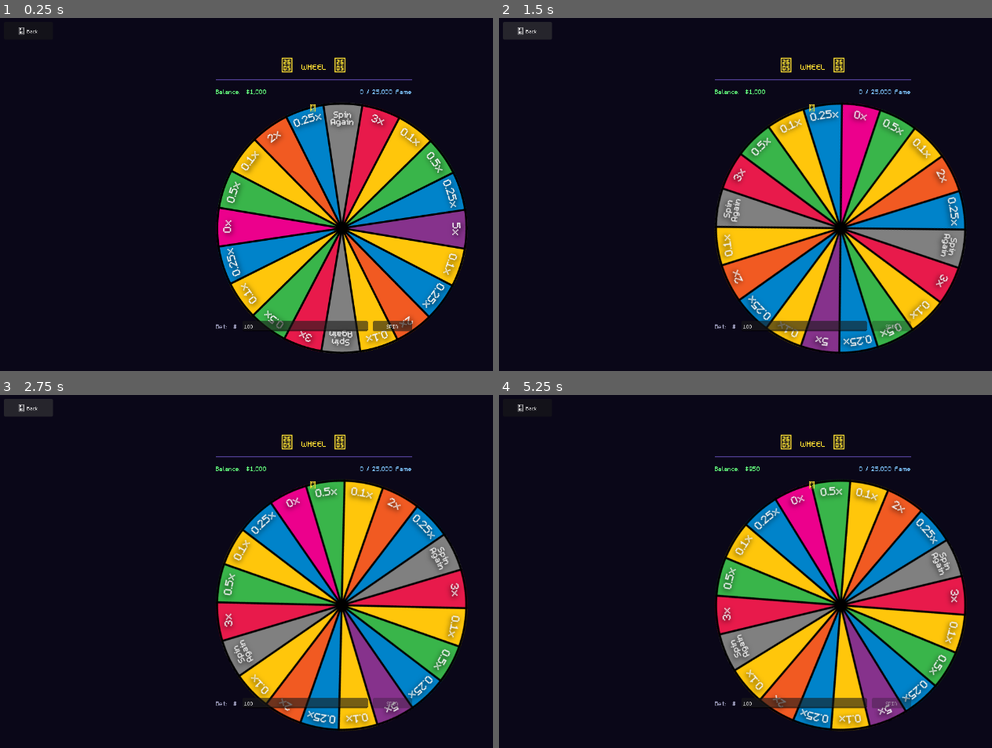
Above: before the commit, frames 1-4 (two rows, left to right).
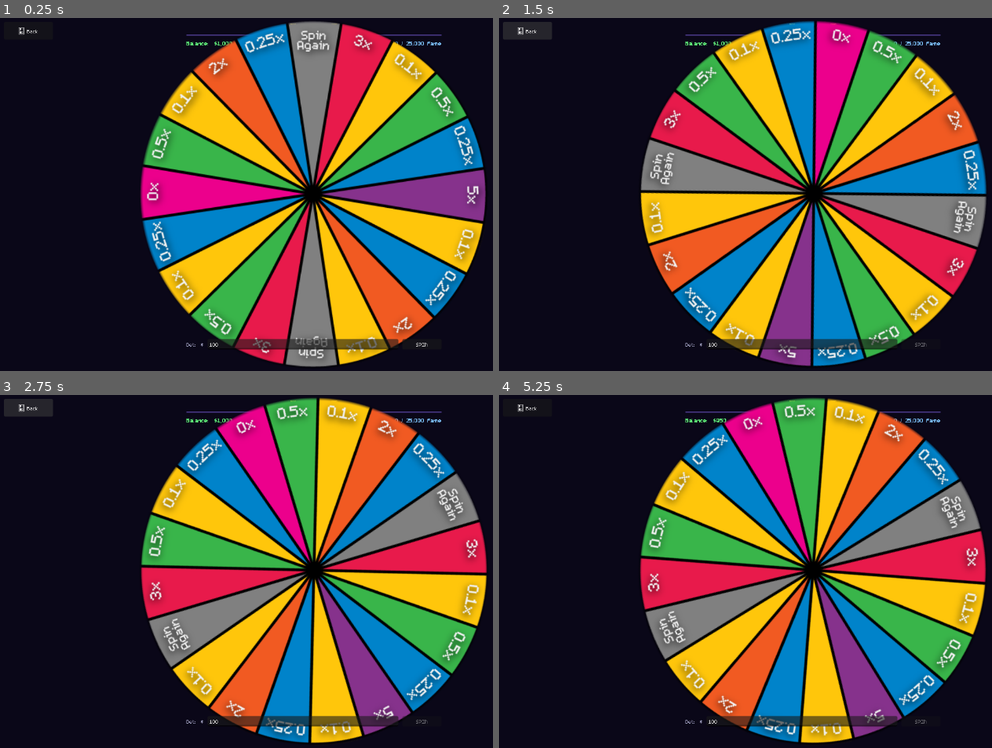
Above: after the commit, the same moments.

Repository: raulg-prog/Bust
Game: Godot game, scene res://scenes/games/wheel/Wheel.tscn
Two runs of this game, one before a commit and one after it. Both use one fixed random seed, a clock stepped at 60 frames per second and the inputs below. This scene is started directly instead of the project's main scene.
Inputs:
- Up to frame 1 (0.25 s): no input
- Up to frame 2 (1.5 s): click "SPIN" at 0.5 s; click "← Back" at 1.25 s
- Up to frame 3 (2.75 s): no input
- Up to frame 4 (5.25 s): click "SPIN" at 4.25 s

The runs differ from the first frame. In frame 1, 49% of the frame differs, in the area x 28-99%, y 0-99%; in frame 2, 49%; in frame 3, 49%; in frame 4, 50%.

Commit message:
New changes

Diff:
--- a/project.godot
+++ b/project.godot
@@ -24,14 +24,14 @@
 window/size/viewport_width=1280
 window/size/viewport_height=720
 
+[gui]
+
+theme/custom="res://default_theme.tres"
+
 [physics]
 
 3d/physics_engine="Jolt Physics"
 
-[gui]
-
-theme/custom="res://default_theme.tres"
-
 [rendering]
 
 rendering_device/driver.windows="d3d12"
--- a/scenes/games/coinflip/CoinFlip.tscn
+++ b/scenes/games/coinflip/CoinFlip.tscn
@@ -71,7 +71,7 @@
 unique_name_in_owner = true
 layout_mode = 2
 size_flags_horizontal = 3
-custom_minimum_size = Vector2(0, 250)
+custom_minimum_size = Vector2(0, 290)
 texture_filter = 1
 stretch_mode = 5
 
--- a/scenes/games/coinflip/coinflip.gd
+++ b/scenes/games/coinflip/coinflip.gd
@@ -97,21 +97,24 @@
 	var peak_frame := HEADS_PEAK_FRAME if lands_heads else TAILS_PEAK_FRAME
 	var face_frame := HEADS_FRAME_IDX  if lands_heads else TAILS_FRAME_IDX
 
-	# Fast: 3 full rotation cycles (frames 0-15)
+	# Fast: 3 full rotation cycles, starting from the half opposite the current face.
+	# If heads is showing → start at frame 8 (tails half) so tails appears first.
+	# If tails is showing → start at frame 0 (heads half) so heads appears first.
+	var start_frame := 8 if last_landed_heads else 0
 	for _c in range(3):
-		for f in range(SPIN_FRAME_COUNT):
-			tween.tween_callback(_show_strip_frame.bind(f))
-			tween.tween_interval(0.04)
+		for i in range(SPIN_FRAME_COUNT):
+			tween.tween_callback(_show_strip_frame.bind((start_frame + i) % SPIN_FRAME_COUNT))
+			tween.tween_interval(0.055)
 
 	# Slow approach from frame 0 up to the peak of the winning face.
-	# After 3 cycles the last frame shown is 15 (tails narrow), so continuing
-	# from 0 (edge) flows naturally: edge → winning face expanding → peak.
+	# Last fast frame is always frame (start_frame - 1) % 16, which is near-edge,
+	# so continuing from 0 (edge) flows naturally: edge → winning face expanding → peak.
 	for f in range(peak_frame + 1):
 		tween.tween_callback(_show_strip_frame.bind(f))
-		tween.tween_interval(0.10)
+		tween.tween_interval(0.13)
 
 	# Brief pause at peak width, then snap to the full landing face
-	tween.tween_interval(0.22)
+	tween.tween_interval(0.30)
 	tween.tween_callback(_show_strip_frame.bind(face_frame))
 	tween.tween_interval(0.4)
 	tween.tween_callback(_on_flip_done.bind(lands_heads))
--- a/scenes/games/wheel/Wheel.tscn
+++ b/scenes/games/wheel/Wheel.tscn
@@ -2,11 +2,15 @@
 
 [ext_resource type="Script" uid="uid://37x442eh4ach" path="res://scenes/games/wheel/wheel.gd" id="1_wheel"]
 [ext_resource type="Texture2D" uid="uid://bm8tw4hnrdpop" path="res://Assets/Wheel/Asset 2 wheel.png" id="2_wheel_tex"]
+[ext_resource type="Shader" path="res://scenes/games/wheel/wheel_clip.gdshader" id="3_shader"]
+
+[sub_resource type="ShaderMaterial" id="ShaderMaterial_wheel"]
+shader = ExtResource("3_shader")
 
 [sub_resource type="StyleBoxFlat" id="StyleBoxFlat_divider"]
 bg_color = Color(0.31, 0.239, 0.565, 1)
 
-[node name="Wheel" type="Control" unique_id=2089672270]
+[node name="Wheel" type="Control"]
 layout_mode = 3
 anchors_preset = 15
 anchor_right = 1.0
@@ -15,8 +19,8 @@
 grow_vertical = 2
 script = ExtResource("1_wheel")
 
-[node name="Background" type="ColorRect" parent="." unique_id=1973048251]
-layout_mode = 1
+[node name="Background" type="ColorRect" parent="."]
+layout_mode = 3
 anchors_preset = 15
 anchor_right = 1.0
 anchor_bottom = 1.0
@@ -24,121 +28,130 @@
 grow_vertical = 2
 color = Color(0.039, 0.027, 0.094, 1)
 
-[node name="Center" type="CenterContainer" parent="." unique_id=1556563665]
-layout_mode = 1
-anchors_preset = 15
-anchor_right = 1.0
-anchor_bottom = 1.0
-grow_horizontal = 2
-grow_vertical = 2
+[node name="TopSection" type="VBoxContainer" parent="."]
+layout_mode = 3
+anchor_left = 0.5
+anchor_top = 0.0
+anchor_right = 0.5
+anchor_bottom = 0.0
+offset_left = -260.0
+offset_top = 8.0
+offset_right = 260.0
+offset_bottom = 80.0
+theme_override_constants/separation = 8
 
-[node name="GameArea" type="VBoxContainer" parent="Center" unique_id=721823524]
+[node name="TitleLabel" type="Label" parent="TopSection"]
 layout_mode = 2
-theme_override_constants/separation = 14
+horizontal_alignment = 1
+theme_override_font_sizes/font_size = 22
+theme_override_colors/font_color = Color(1.0, 0.878, 0.2, 1)
+text = "★  WHEEL  ★"
 
-[node name="TitleLabel" type="Label" parent="Center/GameArea" unique_id=376177336]
+[node name="TitleDivider" type="PanelContainer" parent="TopSection"]
 layout_mode = 2
-theme_override_colors/font_color = Color(1, 0.878, 0.2, 1)
-theme_override_font_sizes/font_size = 26
-text = "★  WHEEL  ★"
-horizontal_alignment = 1
-
-[node name="TitleDivider" type="PanelContainer" parent="Center/GameArea" unique_id=576078889]
 custom_minimum_size = Vector2(0, 2)
-layout_mode = 2
 theme_override_styles/panel = SubResource("StyleBoxFlat_divider")
 
-[node name="TopBar" type="HBoxContainer" parent="Center/GameArea" unique_id=1506573636]
+[node name="TopBar" type="HBoxContainer" parent="TopSection"]
 layout_mode = 2
 
-[node name="BalanceLabel" type="Label" parent="Center/GameArea/TopBar" unique_id=1643500307]
+[node name="BalanceLabel" type="Label" parent="TopSection/TopBar"]
 unique_name_in_owner = true
 layout_mode = 2
 size_flags_horizontal = 3
-theme_override_colors/font_color = Color(0.4, 1, 0.5, 1)
-theme_override_font_sizes/font_size = 20
+theme_override_font_sizes/font_size = 18
+theme_override_colors/font_color = Color(0.4, 1.0, 0.5, 1)
 text = "Balance:  $1,000"
 
-[node name="FameLabel" type="Label" parent="Center/GameArea/TopBar" unique_id=1814143620]
+[node name="FameLabel" type="Label" parent="TopSection/TopBar"]
 unique_name_in_owner = true
 layout_mode = 2
-theme_override_colors/font_color = Color(0.5, 0.78, 1, 1)
-theme_override_font_sizes/font_size = 20
+horizontal_alignment = 2
+theme_override_font_sizes/font_size = 18
+theme_override_colors/font_color = Color(0.5, 0.78, 1.0, 1)
 text = "0 / 25,000 Fame"
-horizontal_alignment = 2
 
-[node name="WheelArea" type="Control" parent="Center/GameArea" unique_id=741984272]
-custom_minimum_size = Vector2(400, 400)
-layout_mode = 2
-size_flags_horizontal = 4
-
-[node name="WheelImage" type="TextureRect" parent="Center/GameArea/WheelArea" unique_id=241665528]
+[node name="WheelImage" type="TextureRect" parent="."]
 unique_name_in_owner = true
-layout_mode = 0
-offset_right = 517.0
-offset_bottom = 515.0
+layout_mode = 3
+anchor_left = 0.5
+anchor_top = 0.5
+anchor_right = 0.5
+anchor_bottom = 0.5
+offset_left = -130.0
+offset_top = -130.0
+offset_right = 130.0
+offset_bottom = 130.0
 texture = ExtResource("2_wheel_tex")
 stretch_mode = 5
+material = SubResource("ShaderMaterial_wheel")
 
-[node name="PivotMarker" type="Control" parent="Center/GameArea/WheelArea" unique_id=100000001]
+[node name="PivotMarker" type="Control" parent="."]
 unique_name_in_owner = true
-anchors_preset = 0
-offset_left = 254.0
-offset_top = 254.0
-offset_right = 259.0
-offset_bottom = 259.0
+layout_mode = 3
+anchor_left = 0.5
+anchor_top = 0.5
+anchor_right = 0.5
+anchor_bottom = 0.5
+offset_left = -2.0
+offset_top = -2.0
+offset_right = 2.0
+offset_bottom = 2.0
 mouse_filter = 2
 
-[node name="PointerLabel" type="Label" parent="Center/GameArea/WheelArea" unique_id=627949456]
-layout_mode = 1
-anchors_preset = 5
+[node name="BottomSection" type="VBoxContainer" parent="."]
+layout_mode = 3
 anchor_left = 0.5
+anchor_top = 1.0
 anchor_right = 0.5
-offset_left = -8.0
-offset_top = 2.0
-offset_right = 8.0
-offset_bottom = 22.0
-grow_horizontal = 2
-theme_override_colors/font_color = Color(1, 0.878, 0.2, 1)
-theme_override_font_sizes/font_size = 20
-text = "▼"
+anchor_bottom = 1.0
+offset_left = -260.0
+offset_top = -90.0
+offset_right = 260.0
+offset_bottom = -8.0
+theme_override_constants/separation = 8
 
-[node name="ResultLabel" type="Label" parent="Center/GameArea" unique_id=1418590153]
+[node name="ResultLabel" type="Label" parent="BottomSection"]
 unique_name_in_owner = true
 layout_mode = 2
-theme_override_colors/font_color = Color(1, 1, 0.45, 1)
-theme_override_font_sizes/font_size = 22
 horizontal_alignment = 1
+theme_override_font_sizes/font_size = 20
+theme_override_colors/font_color = Color(1.0, 1.0, 0.45, 1)
+text = ""
 
-[node name="BetRow" type="HBoxContainer" parent="Center/GameArea" unique_id=1063357964]
+[node name="BetRow" type="HBoxContainer" parent="BottomSection"]
 layout_mode = 2
-theme_override_constants/separation = 10
+theme_override_constants/separation = 8
 
-[node name="BetLabel" type="Label" parent="Center/GameArea/BetRow" unique_id=1978704737]
+[node name="BetLabel" type="Label" parent="BottomSection/BetRow"]
 layout_mode = 2
 theme_override_colors/font_color = Color(0.65, 0.65, 0.78, 1)
-theme_override_font_sizes/font_size = 20
 text = "Bet:  $"
 vertical_alignment = 1
 
-[node name="BetInput" type="LineEdit" parent="Center/GameArea/BetRow" unique_id=2103152141]
+[node name="BetInput" type="LineEdit" parent="BottomSection/BetRow"]
 unique_name_in_owner = true
 layout_mode = 2
+custom_minimum_size = Vector2(100, 0)
 size_flags_horizontal = 3
 text = "100"
 placeholder_text = "Amount"
 
-[node name="SpinButton" type="Button" parent="Center/GameArea/BetRow" unique_id=496169536]
+[node name="SpinButton" type="Button" parent="BottomSection/BetRow"]
 unique_name_in_owner = true
 custom_minimum_size = Vector2(80, 0)
 layout_mode = 2
 text = "SPIN"
 
-[node name="BackButton" type="Button" parent="." unique_id=1747296182]
-layout_mode = 0
+[node name="BackButton" type="Button" parent="."]
+layout_mode = 3
+anchors_preset = 1
+anchor_left = 0.0
+anchor_top = 0.0
+anchor_right = 0.0
+anchor_bottom = 0.0
 offset_left = 8.0
 offset_top = 8.0
 offset_right = 108.0
 offset_bottom = 44.0
-grow_horizontal = 0
 text = "← Back"
--- a/scenes/games/wheel/wheel.gd
+++ b/scenes/games/wheel/wheel.gd
@@ -6,7 +6,6 @@
 
 # Segments clockwise from 12 o'clock — must match the wheel image exactly
 # 1.0 = Spin Again (return bet, free re-spin, no Fame change)
-# EV = 1.0: 2(1)+2(3)+1(5)+2(2)+3(0.5)+4(0.25)+5(0.1)+1(0) / 20 = 1.0
 const SEGMENTS: Array[float] = [
 	1.0,   # 0  Spin Again
 	3.0,   # 1  3x
@@ -40,19 +39,82 @@
 @onready var result_label  : Label       = %ResultLabel
 @onready var bet_input     : LineEdit    = %BetInput
 @onready var spin_btn      : Button      = %SpinButton
-@onready var wheel_image   : TextureRect = %WheelImage
+@onready var wheel_image   : Control     = %WheelImage
 @onready var pivot_marker  : Control     = %PivotMarker
 
 
 func _ready() -> void:
 	spin_btn.pressed.connect(_on_spin)
 	await get_tree().process_frame
-	# Pivot is the center of PivotMarker, expressed in WheelImage's local space.
-	# Drag PivotMarker in the editor until it sits on the wheel hub, then it's exact.
-	var hub := pivot_marker.position + pivot_marker.size / 2.0
-	wheel_image.pivot_offset = hub - wheel_image.position
+
+	# ── Wheel sizing ─────────────────────────────────────────────────────────
+	# WheelArea lives inside the VBoxContainer (GameArea).
+	# SIZE_SHRINK_CENTER on both axes tells the VBox to give it exactly its
+	# minimum size (260×260) instead of expanding to fill all available space.
+	var wheel_area := wheel_image.get_parent() as Control
+	if wheel_area:
+		wheel_area.custom_minimum_size   = Vector2(260.0, 260.0)
+		wheel_area.size_flags_horizontal = Control.SIZE_SHRINK_CENTER
+		wheel_area.size_flags_vertical   = Control.SIZE_SHRINK_CENTER
+
+	# WheelImage is inside WheelArea (a plain Control, not a Container).
+	# Use PRESET_FULL_RECT so it fills WheelArea exactly — no anchor math needed.
+	wheel_image.set_anchors_and_offsets_preset(Control.PRESET_FULL_RECT)
+
+	await get_tree().process_frame
+
+	wheel_image.pivot_offset = wheel_image.size * 0.5
 	pivot_marker.hide()
+
+	# ── Move legacy TopSection / BottomSection out of the wheel's way ────────
+	# The editor may have an old cached scene where these overlap the wheel.
+	# Pin TopSection to the very top of the screen and BottomSection to the
+	# very bottom so they are always visible regardless of wheel size.
+	_pin_sections()
+
+	if not wheel_image.resized.is_connected(queue_redraw):
+		wheel_image.resized.connect(queue_redraw)
+	queue_redraw()
 	_update_hud()
+
+
+func _pin_sections() -> void:
+	var top := get_node_or_null("TopSection") as Control
+	var bot := get_node_or_null("BottomSection") as Control
+	if top:
+		top.anchor_left   = 0.5;  top.anchor_right  = 0.5
+		top.anchor_top    = 0.0;  top.anchor_bottom = 0.0
+		top.offset_left   = -260.0; top.offset_right  = 260.0
+		top.offset_top    = 8.0;    top.offset_bottom = 80.0
+	if bot:
+		bot.anchor_left   = 0.5;  bot.anchor_right  = 0.5
+		bot.anchor_top    = 1.0;  bot.anchor_bottom = 1.0
+		bot.offset_left   = -260.0; bot.offset_right  = 260.0
+		bot.offset_top    = -90.0;  bot.offset_bottom = -8.0
+
+
+func _draw() -> void:
+	if not is_instance_valid(wheel_image):
+		return
+	var pos := wheel_image.global_position
+	var sz  := wheel_image.size
+	if sz.x < 1.0:
+		return
+	var cx     := pos.x + sz.x * 0.5
+	var tip_y  := pos.y - 6.0
+	var base_y := pos.y - 30.0
+	var pts    := PackedVector2Array([
+		Vector2(cx,        tip_y),
+		Vector2(cx - 14.0, base_y),
+		Vector2(cx + 14.0, base_y),
+	])
+	draw_colored_polygon(pts, Color(1.0, 0.878, 0.2, 1.0))
+	draw_polyline(PackedVector2Array([
+		Vector2(cx - 14.0, base_y),
+		Vector2(cx,        tip_y),
+		Vector2(cx + 14.0, base_y),
+		Vector2(cx - 14.0, base_y),
+	]), Color(0.0, 0.0, 0.0, 0.6), 1.5)
 
 
 func _on_spin() -> void:
@@ -78,15 +140,13 @@
 	var win_idx  := randi_range(0, n - 1)
 	var win_mult := SEGMENTS[win_idx]
 
-	# Segment i's center sits at i*(TAU/n) clockwise from 12 o'clock in the image.
-	# To bring it to the pointer (top), rotate the wheel CCW by that same angle.
+	# Segment i's centre sits at i*(TAU/n) clockwise from 12 o'clock in the image.
+	# Rotate the wheel CCW by that angle to bring it to the pointer.
 	var seg_angle := TAU / float(n)
 	var land_r    := -float(win_idx) * seg_angle
 
-	# Find the equivalent landing angle that is at least SPIN_REV full rotations
-	# counter-clockwise from the current rotation.
 	var cur      := wheel_image.rotation
-	var excess   := fposmod(cur - land_r, TAU)   # overshoot past landing in [0, TAU)
+	var excess   := fposmod(cur - land_r, TAU)
 	var target_r := cur - excess - float(SPIN_REV) * TAU
 
 	var tween := create_tween()
@@ -104,7 +164,6 @@
 		_do_spin()
 		return
 
-	# delta is positive (profit) or negative (loss)
 	var delta := current_bet * (mult - 1.0)
 	GameState.bankroll += delta
 
--- /dev/null
+++ b/scenes/games/wheel/wheel_clip.gdshader
@@ -0,0 +1,17 @@
+shader_type canvas_item;
+
+void fragment() {
+	// Correct for the 517x515 source not being perfectly square
+	vec2 uv  = UV - vec2(0.5);
+	uv.x    *= 517.0 / 515.0;
+	float d  = length(uv);
+
+	vec4 col = texture(TEXTURE, UV);
+
+	// Smooth circular clip — keeps full black rim, fades out over ~4px
+	float aa   = 0.007;
+	float clip = 0.490;
+	col.a     *= 1.0 - smoothstep(clip - aa, clip + aa, d);
+
+	COLOR = col;
+}
--- a/scenes/games/wheel/wheel_draw.gd
+++ b/scenes/games/wheel/wheel_draw.gd
@@ -9,6 +9,7 @@
 const DOT_COUNT   := 24     # pearl dots around the rim
 const DOT_RADIUS  := 4.0
 const HUB_RADIUS  := 28.0
+const MAX_RADIUS  := 130.0  # hard cap — wheel never exceeds 260 px diameter
 
 # Colors
 const C_RIM       := Color(0.14, 0.09, 0.05, 1)     # dark brown outer rim
@@ -26,7 +27,7 @@
 		return
 
 	var center  := size / 2.0
-	var radius  := minf(size.x, size.y) / 2.0
+	var radius  := minf(minf(size.x, size.y) / 2.0, MAX_RADIUS)
 	var inner_r := radius - RIM_THICK
 	var n       := segments.size()
 	var arc     := TAU / n
@@ -79,7 +80,7 @@
 	draw_set_transform(Vector2.ZERO, 0.0, Vector2.ONE)  # reset transform
 
 	# ── Pearl dots on rim ──────────────────────────────────────────────────────
-	var dot_r := radius - RIM_THICK / 2.0
+	var dot_r := radius - RIM_THICK * 0.5
 	for d in DOT_COUNT:
 		var a    := d * TAU / DOT_COUNT
 		var pos  := center + Vector2(cos(a), sin(a)) * dot_r
Binary file changed: Assets/Coin/coin_spin.png
Binary file added: Assets/Coin/new_coin.png
Not shown, added: Assets/Coin/new_coin.png.import
Not shown, added: Assets/Wheel/Asset 1 wheel.png.import
Not shown, added: scenes/games/wheel/wheel_clip.gdshader.uid
